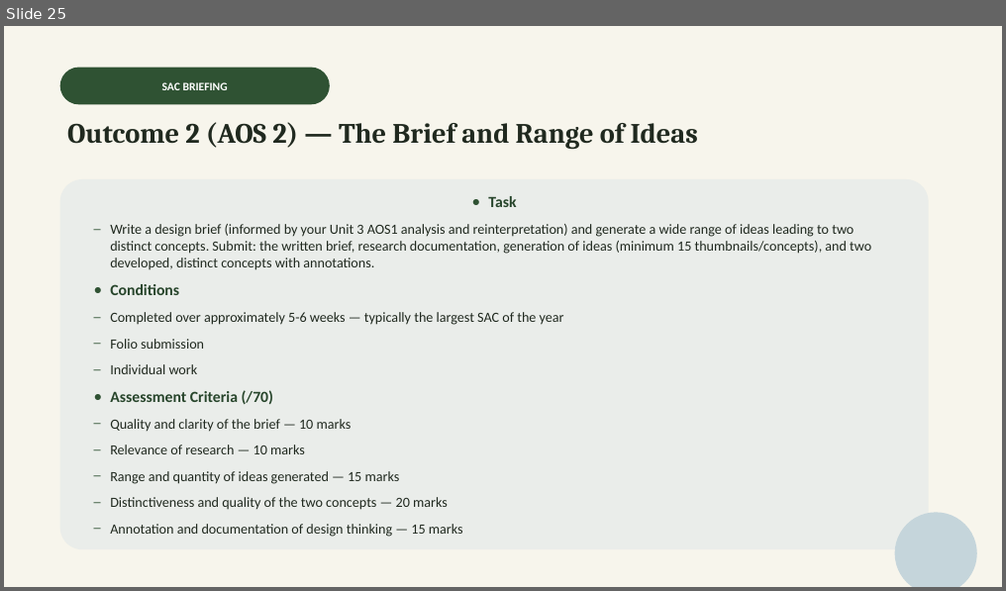
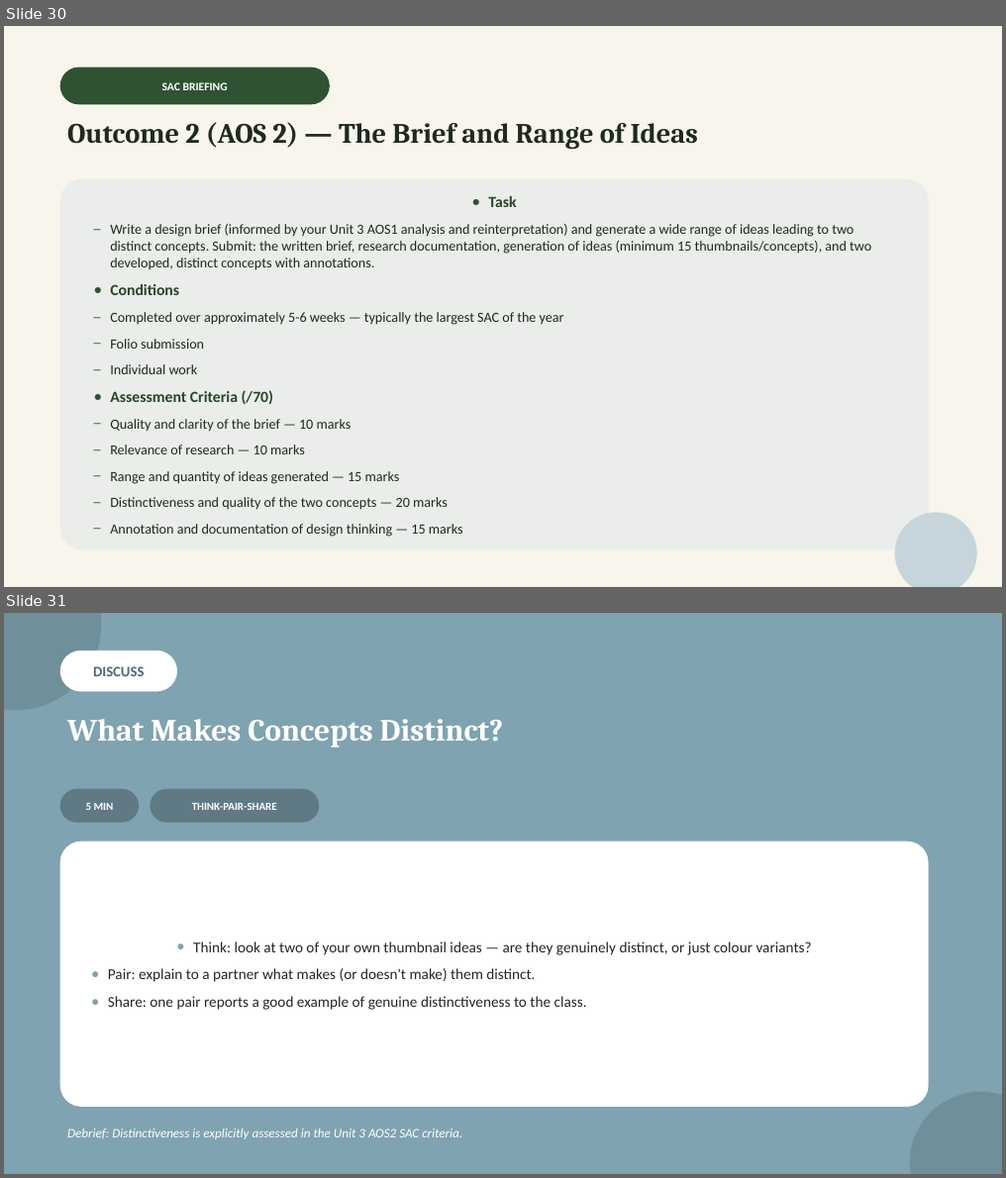
Before and after one commit to melodywyc0710/chuck, a slide deck: teaching-materials/vcd-vce/powerpoint/Unit3-Reconceptualisation-and-Reinvention.pptx. Shown one above the other, each under a label of ours: slide 25 before the commit, slides 30 and 31 after it. The pictures are 1006x591 and 1006x1178 pixels, drawn with LibreOffice and Linux fonts; fonts in the diff are those of the drawing. Boxes give left, top, right and bottom in pixels: in the first picture for what was removed or moved away, otherwise in the second. Text is boxed around its words. In the diff, an @@ line names an element or a change of style, - is before the commit and + after.

```diff
--- a/teaching-materials/vcd-vce/powerpoint/Unit3-Reconceptualisation-and-Reinvention.pptx
+++ b/teaching-materials/vcd-vce/powerpoint/Unit3-Reconceptualisation-and-Reinvention.pptx
@@ slide 31 added at [4,613,1002,1174], background #7FA3B0 @@
@@ ellipse added at [4,613,101,710], fill #6F8F9A @@
@@ rounded rectangle added at [60,651,177,691], fill #FFFFFF, 14 pt, text #526972, bold @@
+DISCUSS
@@ text added at [67,719,504,748], 30 pt, text #FFFFFF, bold @@
+What Makes Concepts Distinct?
@@ rounded rectangle added at [60,789,139,823], fill #5F7A84, 10.5 pt, text #FFFFFF, bold @@
+5 MIN
@@ rounded rectangle added at [150,789,319,823], fill #5F7A84, 10.5 pt, text #FFFFFF, bold @@
+THINK-PAIR-SHARE
@@ rounded rectangle added at [60,842,929,1107], fill #FFFFFF, 14.5 pt, text #20291F @@
+● Think: look at two of your own thumbnail ideas — are they genuinely distinct, or just colour variants?
+● Pair: explain to a partner what makes (or doesn't make) them distinct.
+● Share: one pair reports a good example of genuine distinctiveness to the class.
@@ ellipse added at [910,1092,1002,1174], fill #6F8F9A @@
@@ text added at [67,1129,462,1140], 12.5 pt, text #FFFFFF, italic @@
+Debrief: Distinctiveness is explicitly assessed in the Unit 3 AOS2 SAC criteria.
@@ what was slide 25 is now slide 30 @@
```
Also in this commit, not shown: 5 other slides added, 4 other files.
